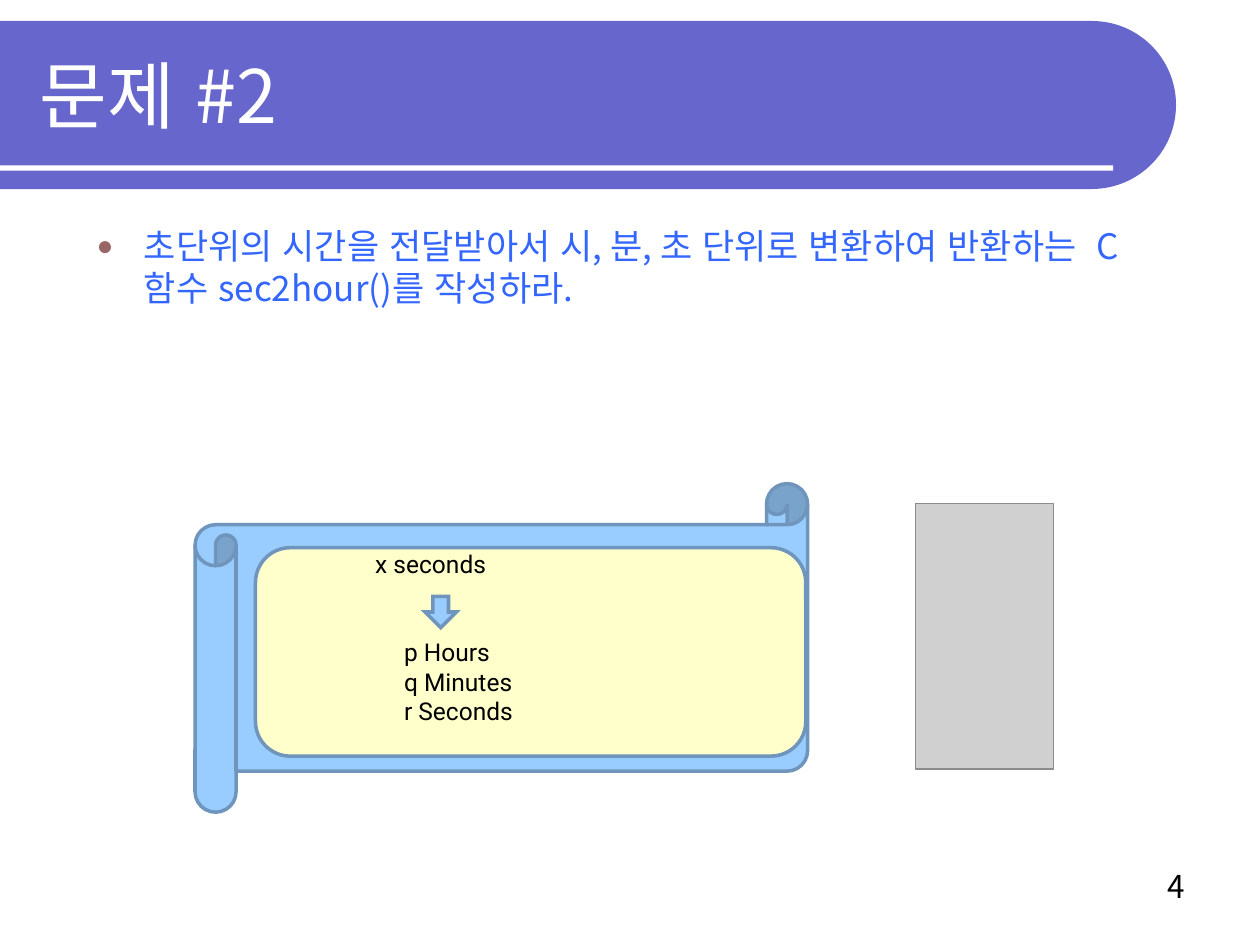
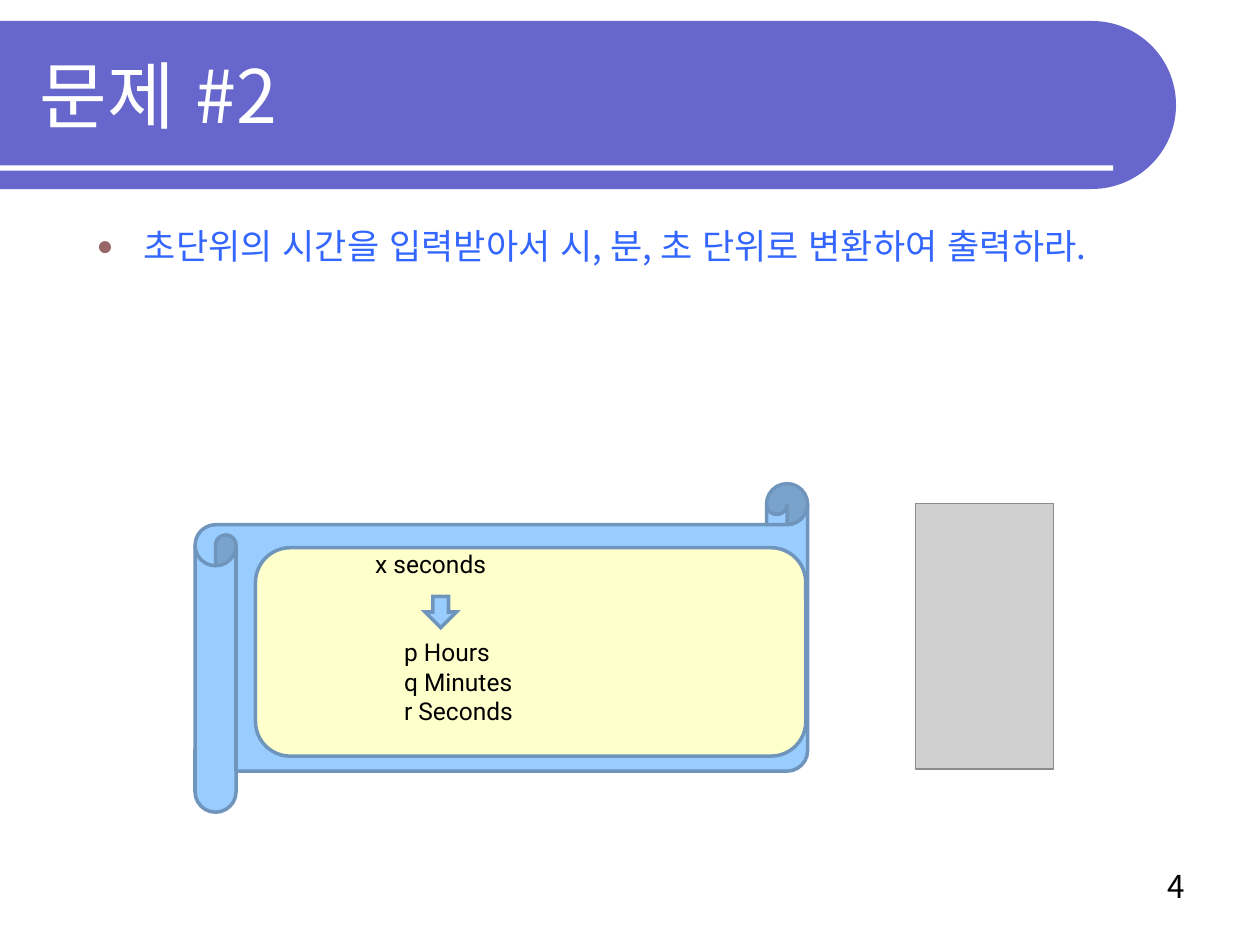
Before and after one commit to OOPSLA-SCH/OOPSLA-SCH.github.io, a slide deck: slide 4 of lecture/20s/ds20s/ds20s-intro_pgm.ppt. Drawn at 1260x945 pixels with LibreOffice and Linux fonts; fonts in the diff are those of the drawing; grey boxes stand for pictures. Boxes give left, top, right and bottom in pixels: in the first picture for what was removed or moved away, otherwise in the second. Text is boxed around its words. In the diff, an @@ line names an element or a change of style, - is before the commit and + after.

```diff
--- a/lecture/20s/ds20s/ds20s-intro_pgm.ppt
+++ b/lecture/20s/ds20s/ds20s-intro_pgm.ppt
@@ text at bbox=[144, 230, 1087, 266]: text changed @@
-● 초단위의 시간을 전달받아서 시, 분, 초 단위로 변환하여 반환하는 C 함수 sec2hour()를 작성하라.
+● 초단위의 시간을 입력받아서 시, 분, 초 단위로 변환하여 출력하라.
```
Also in this commit, not shown: 9 other slides changed, 2 slides added, 1 slide removed, 6 other files.
